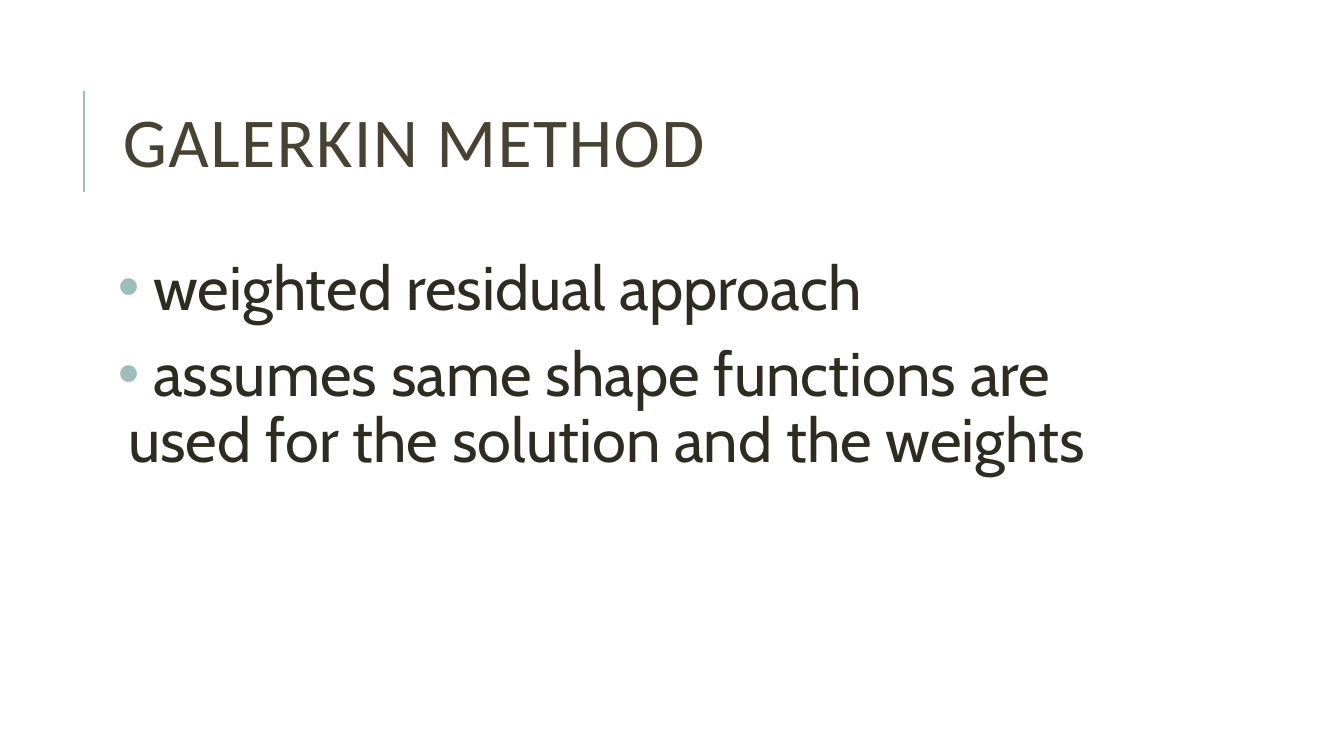
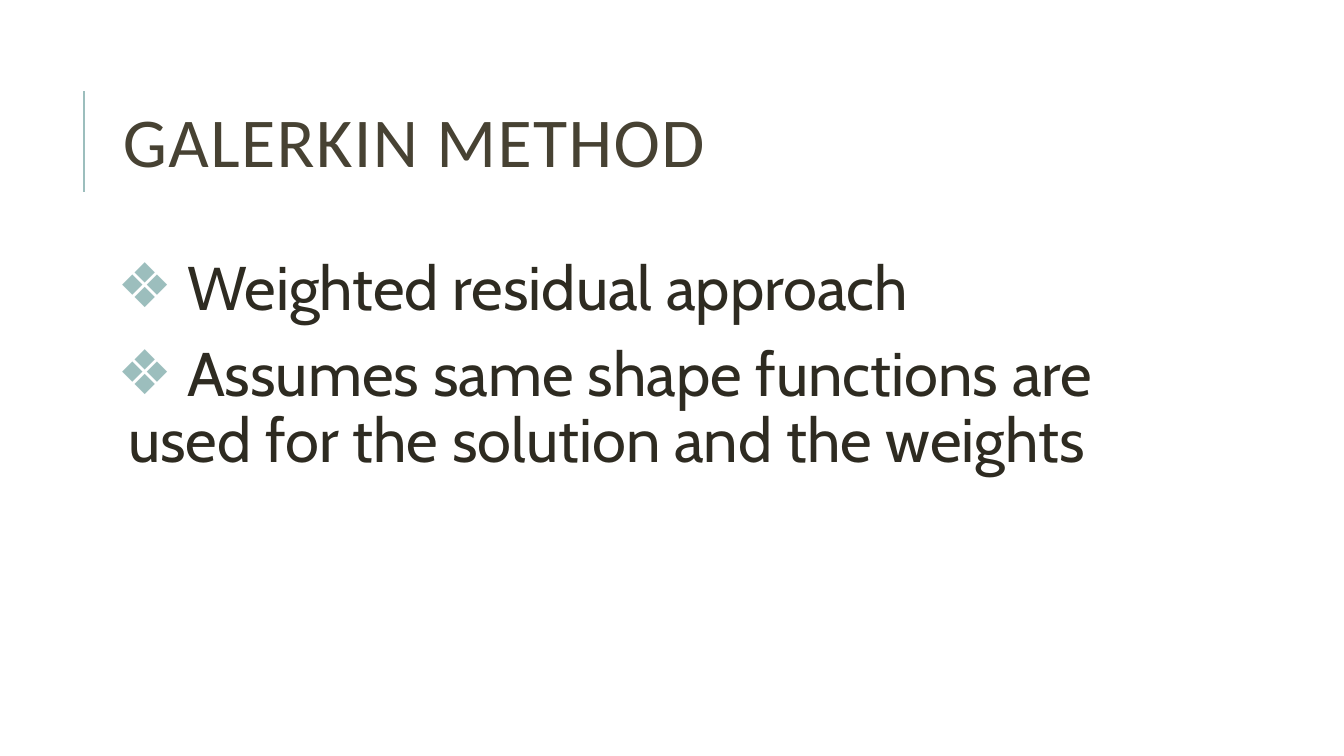
Before and after one commit to mblai35/Phase-FieldModelingFEM, a slide deck: slide 5 of PFMFEM.pptx. Drawn at 1344x756 pixels with LibreOffice and Linux fonts; fonts in the diff are those of the drawing. Boxes give left, top, right and bottom in pixels: in the first picture for what was removed or moved away, otherwise in the second. Text is boxed around its words. In the diff, an @@ line names an element or a change of style, - is before the commit and + after.

```diff
--- a/PFMFEM.pptx
+++ b/PFMFEM.pptx
@@ text at bbox=[128, 263, 1092, 476]: text changed @@
-• weighted residual approach
-• assumes same shape functions are used for the solution and the weights
+❖ Weighted residual approach
+❖ Assumes same shape functions are used for the solution and the weights
```
Also in this commit, not shown: 3 other slides changed, 2 slides added, 2 other files.
